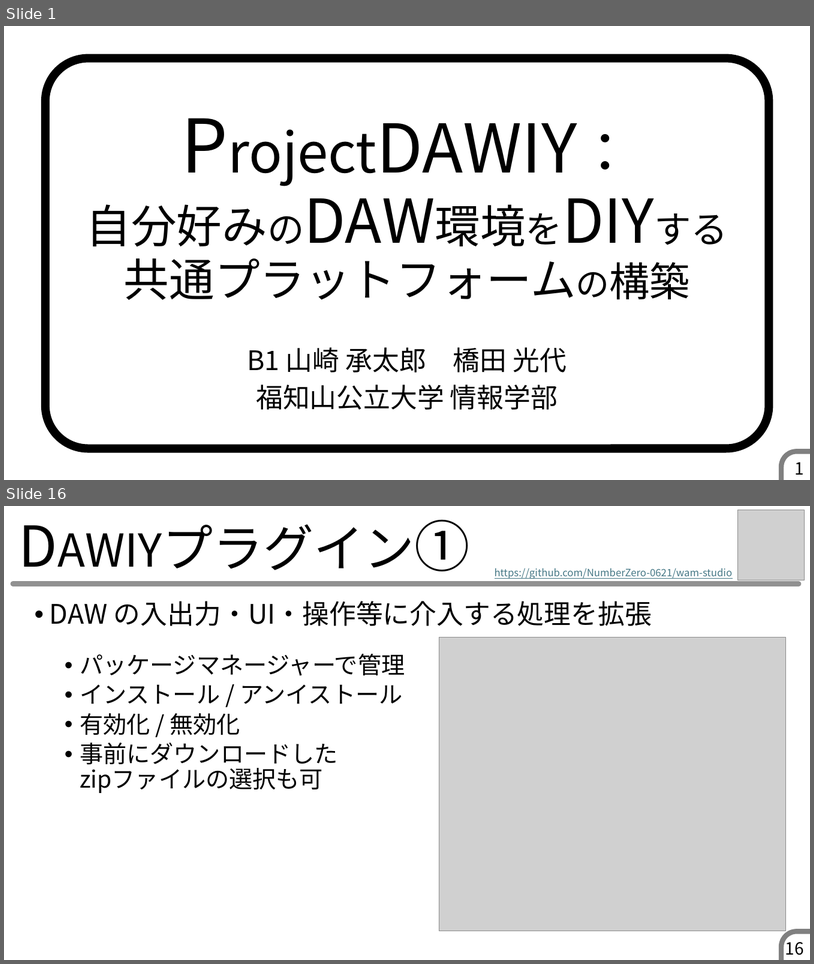
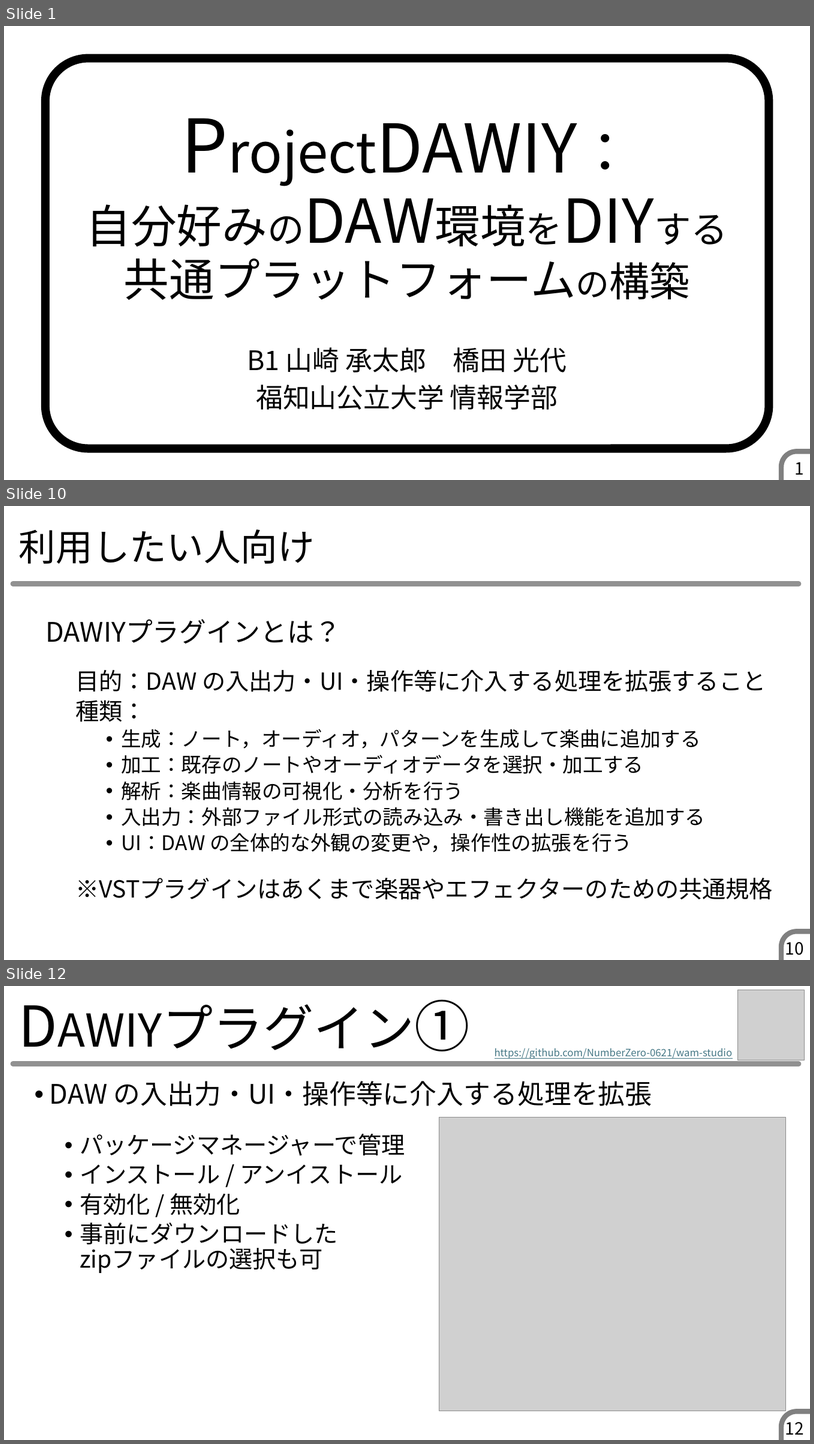
Before and after one commit to muse-studio/pbl2025, a slide deck: 発表スライド・ポスター/EC79_DAWIY_スライド.pptx. Shown one above the other, each under a label of ours: slides 1 and 16 before the commit, slides 1, 10 and 12 after it; the slides between them are not shown. The pictures are 814x964 and 814x1444 pixels, drawn with LibreOffice and Linux fonts; fonts in the diff are those of the drawing; grey boxes stand for pictures. Boxes give left, top, right and bottom in pixels: in the first picture for what was removed or moved away, otherwise in the second. Text is boxed around its words. In the diff, an @@ line names an element or a change of style, - is before the commit and + after.

```diff
--- a/発表スライド・ポスター/EC79_DAWIY_スライド.pptx
+++ b/発表スライド・ポスター/EC79_DAWIY_スライド.pptx
@@ slide 10 added at bbox=[4, 506, 810, 960], background #FFFFFF; not listed: 2 template elements that a slide beside it also shows @@
@@ title added at bbox=[19, 529, 315, 564], 44 pt, text #000000 @@
+利用したい人向け
@@ text added at bbox=[45, 619, 774, 900], 24 pt, text #000000 @@
+DAWIYプラグインとは？
+  目的：DAW の入出力・UI・操作等に介入する処理を拡張すること
+  種類：
+    • 生成：ノート，オーディオ，パターンを生成して楽曲に追加する
+    • 加工：既存のノートやオーディオデータを選択・加工する
+    • 解析：楽曲情報の可視化・分析を行う
+    • 入出力：外部ファイル形式の読み込み・書き出し機能を追加する
+    • UI：DAW の全体的な外観の変更や，操作性の拡張を行う
+  ※VSTプラグインはあくまで楽器やエフェクターのための共通規格
@@ page number added at bbox=[786, 937, 804, 955], 20 pt, text #000000 @@
+10
@@ what was slide 16 is now slide 12 @@
@@ page number at bbox=[786, 1417, 804, 1434]: text changed @@
-16
+12
```
Also in this commit, not shown: 19 slides changed, 9 other slides added, 1 slide removed.
